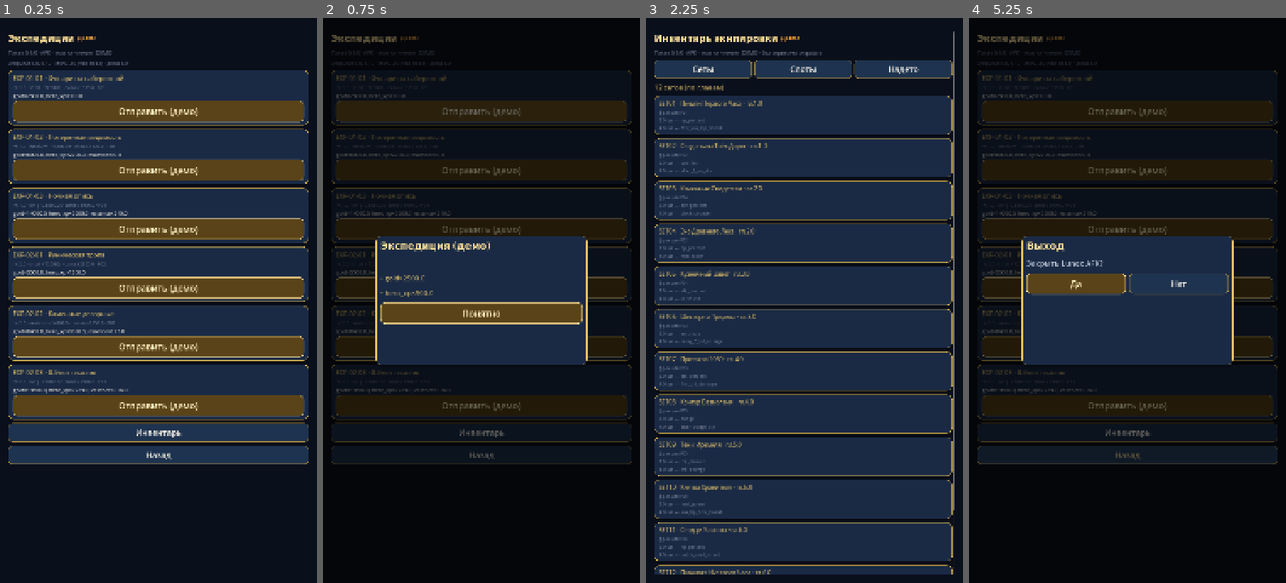
Above: before the commit, frames 1-4 (left to right).
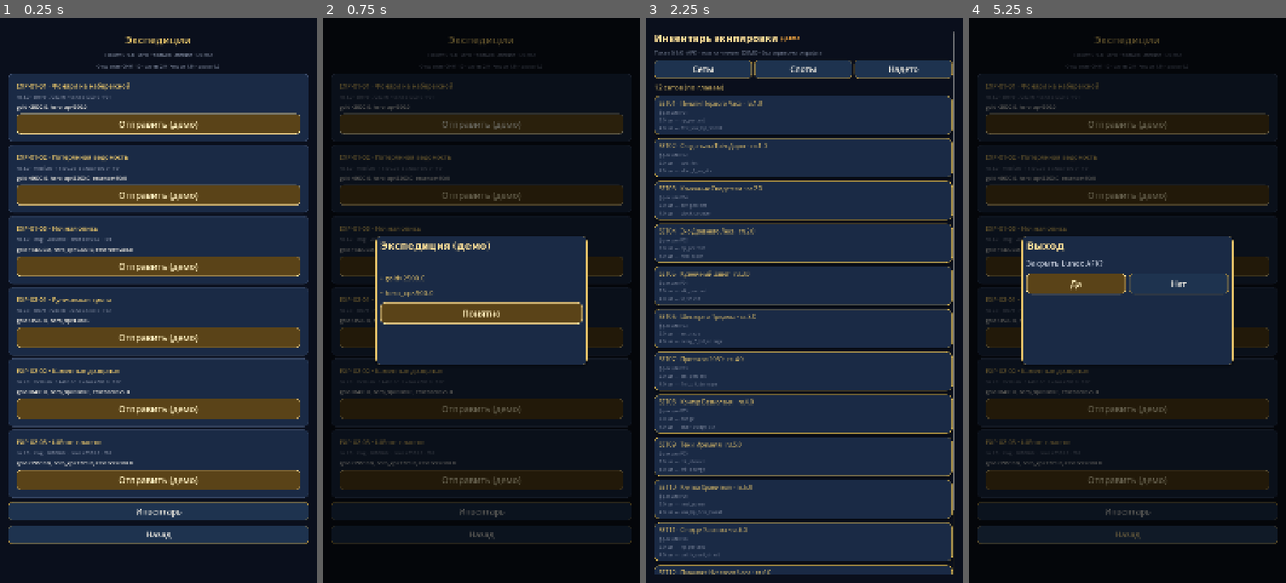
Above: after the commit, the same moments.

Repository: maillunex-lang/number5
Game: Godot game, scene res://scenes/features/expeditions.tscn
Two runs of this game, one before a commit and one after it. Both use one fixed random seed, a clock stepped at 60 frames per second and the inputs below. This scene is started directly instead of the project's main scene.
Inputs:
- Up to frame 1 (0.25 s): no input
- Up to frame 2 (0.75 s): click "Отправить (демо)" at 0.5 s
- Up to frame 3 (2.25 s): click "Понятно" at 1.25 s; click "Инвентарь" at 2 s
- Up to frame 4 (5.25 s): click "Сеты" at 2.75 s; click "Слоты" at 3.5 s; click "Экспедиции" at 4.25 s; click "Назад" at 5 s

The runs differ from the first frame. In frame 1, 49% of the frame differs, in the area x 2-98%, y 3-94%; in frame 2, 14%; in frame 3, nothing differs; in frame 4, 14%.

Commit message:
UI-VISUAL wave10: Quests + Expeditions Theme chrome
Move quest journal and expeditions board chrome into .tscn with
TabsHost/ListHost; keep demo claim and mission actions.

Co-authored-by: maillunex-lang <maillunex-lang@users.noreply.github.com>

Diff:
--- a/scenes/features/expeditions.gd
+++ b/scenes/features/expeditions.gd
@@ -1,63 +1,91 @@
 extends Control
-## EXPEDITIONS: доска миссий из liveops.json (DEMO).
+## EXPEDITIONS: chrome в .tscn; ListHost — миссии из liveops.json (DEMO).
 
 var _payload: Dictionary = {}
+var _nav_bound: bool = false
+
+@onready var _title: Label = $Safe/Scroll/VBox/Title
+@onready var _subtitle: Label = $Safe/Scroll/VBox/Subtitle
+@onready var _meta: Label = $Safe/Scroll/VBox/MetaLabel
+@onready var _list: VBoxContainer = $Safe/Scroll/VBox/ListHost
+@onready var _inv: Button = $Safe/Scroll/VBox/InventoryBtn
+@onready var _back: Button = $Safe/Scroll/VBox/BackBtn
 
 func setup(payload: Dictionary = {}) -> void:
 	_payload = payload
 
 func _ready() -> void:
+	_bind_nav()
 	_rebuild()
+
+func _bind_nav() -> void:
+	if _nav_bound:
+		return
+	_nav_bound = true
+	_inv.pressed.connect(func(): ScreenRouter.go("WORKSHOP"))
+	_back.pressed.connect(func(): ScreenRouter.handle_back())
 
 func _pack() -> Dictionary:
 	return ContentPackageLoader.liveops.get("expeditions", {})
 
 func _rebuild() -> void:
-	var root := $Safe/Scroll/VBox
-	for c in root.get_children():
-		c.queue_free()
 	var pack := _pack()
-	root.add_child(UIFactory.section_header(ContentPackageLoader.tr_key("expeditions.title", "Экспедиции")))
-	root.add_child(UIFactory.muted("%s · DEMO" % ContentPackageLoader.package_label(), 18))
-	root.add_child(UIFactory.muted("Открытие %s · слоты %s (+moon %s) · доска %s" % [
+	_title.text = ContentPackageLoader.tr_key("expeditions.title", "Экспедиции")
+	_subtitle.text = "%s · DEMO" % ContentPackageLoader.package_label()
+	_meta.text = "Открытие %s · слоты %s (+moon %s) · доска %s" % [
 		str(pack.get("unlock_stage", "CH01-10")),
 		str(pack.get("base_slots", 2)),
 		str(pack.get("sub_moon_extra_slot", 1)),
 		str(pack.get("board_size", 6)),
-	], 16))
-
+	]
+	for c in _list.get_children():
+		c.queue_free()
+	var panel_scene: PackedScene = load("res://scenes/ui/components/game_panel.tscn")
 	var missions: Array = pack.get("missions", [])
 	var board_n := mini(int(pack.get("board_size", 6)), missions.size())
 	for i in board_n:
 		var m: Dictionary = missions[i]
-		var p := UIFactory.panel()
-		var v := UIFactory.vbox(4)
-		p.add_child(v)
-		v.add_child(UIFactory.label("%s · %s" % [str(m.get("id", "")), str(m.get("name", ""))], 22, LunexColors.GOLD))
-		v.add_child(UIFactory.muted("гл.%s · %s · %sс · сила ≥%s · %s" % [
+		var p: GamePanel = panel_scene.instantiate()
+		p.panel_kind = "GamePanel"
+		_list.add_child(p)
+		var content: VBoxContainer = p.get_node("Pad/Content")
+		var head := Label.new()
+		head.text = "%s · %s" % [str(m.get("id", "")), str(m.get("name", ""))]
+		head.add_theme_font_size_override("font_size", 22)
+		head.add_theme_color_override("font_color", LunexColors.GOLD)
+		content.add_child(head)
+		var meta := Label.new()
+		meta.text = "гл.%s · %s · %sс · сила ≥%s · %s" % [
 			str(m.get("chapter", "")),
 			str(m.get("tier", "")),
 			str(m.get("duration_sec", 0)),
 			str(m.get("min_power", 0)),
 			str(m.get("faction_id", "")),
-		], 16))
+		]
+		meta.add_theme_font_size_override("font_size", 16)
+		meta.add_theme_color_override("font_color", LunexColors.TEXT_MUTED)
+		meta.autowrap_mode = TextServer.AUTOWRAP_WORD_SMART
+		content.add_child(meta)
 		var parts: PackedStringArray = []
 		for r in m.get("rewards_success", []):
 			parts.append("%s×%s" % [str(r.get("resource_id", "")), str(r.get("amount", 0))])
-		v.add_child(UIFactory.label(", ".join(parts), 18))
-		var go := UIFactory.gold_button("Отправить (демо)")
+		var rewards := Label.new()
+		rewards.text = ", ".join(parts)
+		rewards.add_theme_font_size_override("font_size", 18)
+		content.add_child(rewards)
+		var go := Button.new()
+		go.text = "Отправить (демо)"
+		go.custom_minimum_size = Vector2(0, 56)
+		go.theme_type_variation = &"GoldButton"
 		go.pressed.connect(func():
 			ModalManager.push_rewards("Экспедиция (демо)", parts if parts.size() > 0 else PackedStringArray(["Ожидание…"]))
 		)
-		v.add_child(go)
-		root.add_child(p)
+		content.add_child(go)
 
 	if board_n == 0:
-		root.add_child(UIFactory.muted("Нет миссий в пакете", 20))
-
-	var inv := UIFactory.fantasy_button("Инвентарь")
-	inv.pressed.connect(func(): ScreenRouter.go("WORKSHOP"))
-	root.add_child(inv)
-	var back := UIFactory.fantasy_button("Назад")
-	back.pressed.connect(func(): ScreenRouter.handle_back())
-	root.add_child(back)
+		var empty := Label.new()
+		empty.text = "Нет миссий в пакете"
+		empty.add_theme_font_size_override("font_size", 20)
+		empty.add_theme_color_override("font_color", LunexColors.TEXT_MUTED)
+		empty.horizontal_alignment = HORIZONTAL_ALIGNMENT_CENTER
+		_list.add_child(empty)
--- a/scenes/features/expeditions.tscn
+++ b/scenes/features/expeditions.tscn
@@ -1,4 +1,4 @@
-[gd_scene load_steps=2 format=3]
+[gd_scene load_steps=2 format=3 uid="uid://lunexexpeditions"]
 
 [ext_resource type="Script" path="res://scenes/features/expeditions.gd" id="1"]
 
@@ -29,9 +29,49 @@
 
 [node name="Scroll" type="ScrollContainer" parent="Safe"]
 layout_mode = 2
+size_flags_vertical = 3
 horizontal_scroll_mode = 0
 
 [node name="VBox" type="VBoxContainer" parent="Safe/Scroll"]
 layout_mode = 2
 size_flags_horizontal = 3
-theme_override_constants/separation = 12
+theme_override_constants/separation = 14
+
+[node name="Title" type="Label" parent="Safe/Scroll/VBox"]
+layout_mode = 2
+theme_override_colors/font_color = Color(0.909804, 0.772549, 0.415686, 1)
+theme_override_font_sizes/font_size = 36
+text = "Экспедиции"
+horizontal_alignment = 1
+
+[node name="Subtitle" type="Label" parent="Safe/Scroll/VBox"]
+layout_mode = 2
+theme_override_colors/font_color = Color(0.478431, 0.517647, 0.6, 1)
+theme_override_font_sizes/font_size = 18
+text = "Пакет · DEMO"
+horizontal_alignment = 1
+
+[node name="MetaLabel" type="Label" parent="Safe/Scroll/VBox"]
+layout_mode = 2
+theme_override_colors/font_color = Color(0.478431, 0.517647, 0.6, 1)
+theme_override_font_sizes/font_size = 16
+text = "Открытие · слоты · доска"
+horizontal_alignment = 1
+autowrap_mode = 3
+
+[node name="ListHost" type="VBoxContainer" parent="Safe/Scroll/VBox"]
+layout_mode = 2
+size_flags_horizontal = 3
+theme_override_constants/separation = 10
+
+[node name="InventoryBtn" type="Button" parent="Safe/Scroll/VBox"]
+custom_minimum_size = Vector2(0, 64)
+layout_mode = 2
+theme_type_variation = &"GameButton"
+text = "Инвентарь"
+
+[node name="BackBtn" type="Button" parent="Safe/Scroll/VBox"]
+custom_minimum_size = Vector2(0, 64)
+layout_mode = 2
+theme_type_variation = &"GameButton"
+text = "Назад"
--- a/scenes/features/quests.gd
+++ b/scenes/features/quests.gd
@@ -1,24 +1,47 @@
 extends Control
+## HUB-03 quests: chrome в .tscn; ListHost — карточки заданий.
 
 var _payload: Dictionary = {}
 var _tab: String = "daily"
+var _nav_bound: bool = false
+
+@onready var _title: Label = $Safe/Scroll/VBox/Title
+@onready var _subtitle: Label = $Safe/Scroll/VBox/Subtitle
+@onready var _tabs: HBoxContainer = $Safe/Scroll/VBox/TabsHost
+@onready var _list: VBoxContainer = $Safe/Scroll/VBox/ListHost
+@onready var _exp: Button = $Safe/Scroll/VBox/ExpeditionsBtn
+@onready var _claim: Button = $Safe/Scroll/VBox/ClaimBtn
+@onready var _back: Button = $Safe/Scroll/VBox/BackBtn
 
 func setup(payload: Dictionary = {}) -> void:
 	_payload = payload
 
 func _ready() -> void:
+	_bind_nav()
 	_rebuild()
 
+func _bind_nav() -> void:
+	if _nav_bound:
+		return
+	_nav_bound = true
+	_exp.pressed.connect(func(): ScreenRouter.go("EXPEDITIONS"))
+	_claim.pressed.connect(func():
+		ModalManager.push_rewards("Задания", ["Золото ×400", "Опыт активности"])
+		AppState.add_demo_rewards(400, 0)
+		DemoData.quest_ready = 0
+	)
+	_back.pressed.connect(func(): ScreenRouter.handle_back())
+
 func _rebuild() -> void:
-	var root := $Safe/Scroll/VBox
-	for c in root.get_children():
+	_title.text = "Журнал заданий"
+	_subtitle.text = ContentPackageLoader.package_label()
+	for c in _tabs.get_children():
 		c.queue_free()
-	root.add_child(UIFactory.section_header("Журнал заданий"))
-	root.add_child(UIFactory.muted(ContentPackageLoader.package_label(), 18))
-	var tabs := UIFactory.hbox(8)
-	root.add_child(tabs)
 	for t in [["daily", "Ежедневные"], ["weekly", "Недельные"], ["story", "Сюжет"], ["special", "Особые"]]:
-		var b := UIFactory.fantasy_button(t[1], 48)
+		var b := Button.new()
+		b.text = t[1]
+		b.custom_minimum_size = Vector2(0, 48)
+		b.theme_type_variation = &"GameButton"
 		var key: String = t[0]
 		if key == _tab:
 			b.modulate = Color(1.2, 1.1, 0.9)
@@ -26,32 +49,28 @@
 			_tab = key
 			_rebuild()
 		)
-		tabs.add_child(b)
-	root.add_child(UIFactory.label("Активность: 60/100 · сундуки за пороги", 22, LunexColors.CYAN))
+		_tabs.add_child(b)
+
+	for c in _list.get_children():
+		c.queue_free()
+	var panel_scene: PackedScene = load("res://scenes/ui/components/game_panel.tscn")
 	var quests_doc: Dictionary = ContentPackageLoader.features.get("quests", {})
 	var list: Array = quests_doc.get(_tab, [])
 	for q_raw in list:
 		var q: Dictionary = q_raw
-		var p := UIFactory.panel()
-		var v := UIFactory.vbox(6)
-		p.add_child(v)
-		v.add_child(UIFactory.label("%s · %s" % [str(q.get("title", "")), str(q.get("progress", ""))], 24))
+		var p: GamePanel = panel_scene.instantiate()
+		p.panel_kind = "GamePanel"
+		_list.add_child(p)
+		var content: VBoxContainer = p.get_node("Pad/Content")
+		var head := Label.new()
+		head.text = "%s · %s" % [str(q.get("title", "")), str(q.get("progress", ""))]
+		head.add_theme_font_size_override("font_size", 24)
+		content.add_child(head)
 		var goto_route: String = str(q.get("goto", ""))
 		if goto_route != "":
-			var go := UIFactory.fantasy_button("Перейти")
+			var go := Button.new()
+			go.text = "Перейти"
+			go.custom_minimum_size = Vector2(0, 48)
+			go.theme_type_variation = &"GameButton"
 			go.pressed.connect(func(): ScreenRouter.go(goto_route))
-			v.add_child(go)
-		root.add_child(p)
-	var exp := UIFactory.fantasy_button("Экспедиции")
-	exp.pressed.connect(func(): ScreenRouter.go("EXPEDITIONS"))
-	root.add_child(exp)
-	var claim := UIFactory.gold_button("Собрать готовые награды")
-	claim.pressed.connect(func():
-		ModalManager.push_rewards("Задания", ["Золото ×400", "Опыт активности"])
-		AppState.add_demo_rewards(400, 0)
-		DemoData.quest_ready = 0
-	)
-	root.add_child(claim)
-	var back := UIFactory.fantasy_button("Назад")
-	back.pressed.connect(func(): ScreenRouter.handle_back())
-	root.add_child(back)
+			content.add_child(go)
--- a/scenes/features/quests.tscn
+++ b/scenes/features/quests.tscn
@@ -1,4 +1,4 @@
-[gd_scene load_steps=2 format=3]
+[gd_scene load_steps=2 format=3 uid="uid://lunexquestslog"]
 
 [ext_resource type="Script" path="res://scenes/features/quests.gd" id="1"]
 
@@ -29,9 +29,59 @@
 
 [node name="Scroll" type="ScrollContainer" parent="Safe"]
 layout_mode = 2
+size_flags_vertical = 3
 horizontal_scroll_mode = 0
 
 [node name="VBox" type="VBoxContainer" parent="Safe/Scroll"]
 layout_mode = 2
 size_flags_horizontal = 3
-theme_override_constants/separation = 12
+theme_override_constants/separation = 14
+
+[node name="Title" type="Label" parent="Safe/Scroll/VBox"]
+layout_mode = 2
+theme_override_colors/font_color = Color(0.909804, 0.772549, 0.415686, 1)
+theme_override_font_sizes/font_size = 36
+text = "Журнал заданий"
+horizontal_alignment = 1
+
+[node name="Subtitle" type="Label" parent="Safe/Scroll/VBox"]
+layout_mode = 2
+theme_override_colors/font_color = Color(0.478431, 0.517647, 0.6, 1)
+theme_override_font_sizes/font_size = 18
+text = "Пакет"
+horizontal_alignment = 1
+
+[node name="TabsHost" type="HBoxContainer" parent="Safe/Scroll/VBox"]
+layout_mode = 2
+theme_override_constants/separation = 8
+
+[node name="ActivityLabel" type="Label" parent="Safe/Scroll/VBox"]
+layout_mode = 2
+theme_override_colors/font_color = Color(0.368627, 0.784314, 0.909804, 1)
+theme_override_font_sizes/font_size = 22
+text = "Активность: 60/100 · сундуки за пороги"
+horizontal_alignment = 1
+autowrap_mode = 3
+
+[node name="ListHost" type="VBoxContainer" parent="Safe/Scroll/VBox"]
+layout_mode = 2
+size_flags_horizontal = 3
+theme_override_constants/separation = 10
+
+[node name="ExpeditionsBtn" type="Button" parent="Safe/Scroll/VBox"]
+custom_minimum_size = Vector2(0, 64)
+layout_mode = 2
+theme_type_variation = &"GameButton"
+text = "Экспедиции"
+
+[node name="ClaimBtn" type="Button" parent="Safe/Scroll/VBox"]
+custom_minimum_size = Vector2(0, 72)
+layout_mode = 2
+theme_type_variation = &"GoldButton"
+text = "Собрать готовые награды"
+
+[node name="BackBtn" type="Button" parent="Safe/Scroll/VBox"]
+custom_minimum_size = Vector2(0, 64)
+layout_mode = 2
+theme_type_variation = &"GameButton"
+text = "Назад"
--- a/scenes/ui/preview/ui_preview_root.gd
+++ b/scenes/ui/preview/ui_preview_root.gd
@@ -22,6 +22,7 @@
 	"Wave6 demos": "_show_wave6",
 	"Mail/Shop/AFK": "_show_online_lists",
 	"Summon": "_show_summon",
+	"Quests/Expeditions": "_show_quests_exp",
 }
 
 func _ready() -> void:
@@ -325,3 +326,25 @@
 	var sc: Control = (load("res://scenes/features/summon.tscn") as PackedScene).instantiate()
 	sc.set_anchors_and_offsets_preset(Control.PRESET_FULL_RECT)
 	_host.add_child(sc)
+
+func _show_quests_exp() -> void:
+	_clear_host()
+	_hint.text = "Quests · Expeditions Theme chrome"
+	var col := VBoxContainer.new()
+	col.add_theme_constant_override("separation", 14)
+	col.set_anchors_and_offsets_preset(Control.PRESET_FULL_RECT)
+	_host.add_child(col)
+	for path in [
+		"res://scenes/features/quests.tscn",
+		"res://scenes/features/expeditions.tscn",
+	]:
+		var btn := UIFactory.fantasy_button(path.get_file(), 56)
+		var p: String = path
+		btn.pressed.connect(func():
+			_clear_host()
+			_hint.text = p
+			var sc: Control = (load(p) as PackedScene).instantiate()
+			sc.set_anchors_and_offsets_preset(Control.PRESET_FULL_RECT)
+			_host.add_child(sc)
+		)
+		col.add_child(btn)
Not shown, changed: docs/AI_HANDOFF.md
Not shown, changed: docs/ROADMAP.md
Not shown, changed: docs/STATUS.md
Not shown, changed: docs/UI_VISUAL_AUDIT.md
